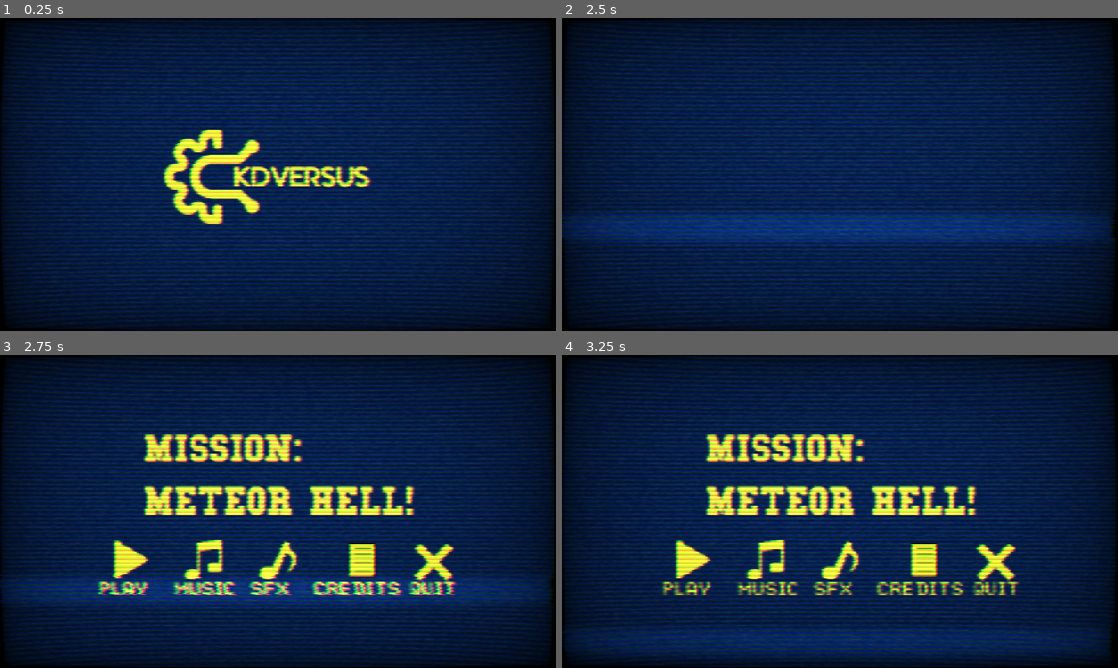
Above: before the commit, frames 1-4 (two rows, left to right).
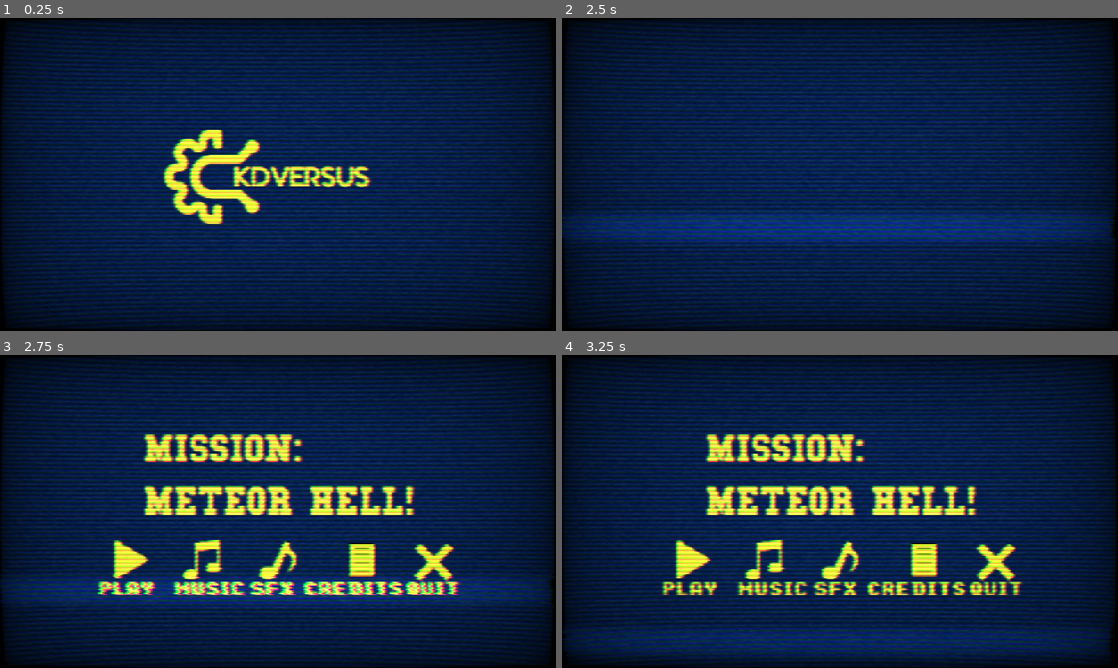
Above: after the commit, the same moments.

Repository: KrisDeveloper/Jam_Game
Game: Godot game, scene res://Scenes/menu.tscn
Same seed, same stepped clock (60 frames per second), same inputs: the game is played once before the commit and once after it.
Inputs (mouse positions are in pixels of both pictures, inside the frame that each line leads up to):
- Up to frame 1 (0.25 s): no input
- Up to frame 2 (2.5 s): move the mouse to (962, 158) at 0.52 s; click (962, 158) at 0.6 s; move the mouse to (728, 190) at 1.27 s; click (728, 190) at 1.35 s; move the mouse to (895, 105) at 2.02 s; click (895, 105) at 2.1 s
- Up to frame 3 (2.75 s): no input
- Up to frame 4 (3.25 s): move the mouse to (812, 574) at 2.77 s; click (812, 574) at 2.85 s

Frames 1-2 are identical in both runs. In frame 3, 2.6% of the frame differs, in the area x 17-83%, y 59-77%; in frame 4, 2.4%.

Commit message:
fixing some graphical aspects

Diff:
--- /dev/null
+++ b/jam-game/Resources/save.gd
@@ -0,0 +1,6 @@
+class_name Save
+extends Resource
+
+@export var high_score : int
+@export var music_enabled : bool
+@export var sfx_enabled : bool
--- /dev/null
+++ b/jam-game/Resources/save.tres
@@ -0,0 +1,7 @@
+[gd_resource type="Resource" script_class="Save" load_steps=2 format=3 uid="uid://b33d2obojmg5o"]
+
+[ext_resource type="Script" uid="uid://cwp6ax6hy22cp" path="res://Resources/save.gd" id="1_ig8bi"]
+
+[resource]
+script = ExtResource("1_ig8bi")
+metadata/_custom_type_script = "uid://cwp6ax6hy22cp"
--- a/jam-game/Scenes/action_button.tscn
+++ b/jam-game/Scenes/action_button.tscn
@@ -4,8 +4,8 @@
 [ext_resource type="Texture2D" uid="uid://d2pjd04nwr2g" path="res://Other/music.png" id="2_pppq8"]
 [ext_resource type="Texture2D" uid="uid://csmppj1f8y3qq" path="res://Other/sfx.png" id="3_m23fh"]
 [ext_resource type="Texture2D" uid="uid://dpculq7pid7r2" path="res://Other/play.png" id="4_b5rjk"]
-[ext_resource type="FontFile" uid="uid://dlbphwbqw2hb3" path="res://Other/dogicapixel.ttf" id="4_m23fh"]
 [ext_resource type="Texture2D" uid="uid://dmmpm0pc3esar" path="res://Other/Anonymous_Paper_3_icon.svg" id="5_b5rjk"]
+[ext_resource type="FontFile" uid="uid://c5hku1mxyjyq5" path="res://Other/dogicapixelbold.ttf" id="5_pppq8"]
 [ext_resource type="Texture2D" uid="uid://robki73wm4qc" path="res://Other/quit.png" id="7_8ng0b"]
 
 [node name="Action_Button" type="Node2D"]
@@ -28,7 +28,7 @@
 offset_top = 145.0
 offset_right = 51.0
 offset_bottom = 233.0
-theme_override_fonts/font = ExtResource("4_m23fh")
+theme_override_fonts/font = ExtResource("5_pppq8")
 theme_override_font_sizes/font_size = 100
 text = "BUTTON"
 horizontal_alignment = 1
--- a/jam-game/Scenes/menu.tscn
+++ b/jam-game/Scenes/menu.tscn
@@ -69,6 +69,9 @@
 scale = Vector2(0.3, 0.3)
 icon = NodePath("Music")
 
+[node name="Music" parent="Main_Menu_Container/Music_Button" index="0"]
+position = Vector2(-7.497, 0)
+
 [node name="SFX" parent="Main_Menu_Container/Music_Button" index="1"]
 visible = false
 
@@ -127,11 +130,14 @@
 visible = false
 
 [node name="Label" parent="Main_Menu_Container/Credits_Button" index="3"]
-offset_left = -296.66663
-offset_top = 156.66666
-offset_right = 303.33337
-offset_bottom = 244.66666
+offset_left = -365.087
+offset_top = 156.667
+offset_right = 322.913
+offset_bottom = 244.667
 text = "CREDITS"
+
+[node name="Credits" parent="Main_Menu_Container/Credits_Button" index="4"]
+position = Vector2(29.495, 8)
 
 [node name="Quit" parent="Main_Menu_Container/Credits_Button" index="5"]
 visible = false
--- /dev/null
+++ b/jam-game/Scripts/save_manager.gd
@@ -0,0 +1,10 @@
+extends Node
+
+@export var save_file : Save
+var path = "user://save.tres"
+
+func save_data():
+	ResourceSaver.save(save_file, path)
+
+func load_data():
+	pass
--- a/jam-game/project.godot
+++ b/jam-game/project.godot
@@ -14,6 +14,10 @@
 run/main_scene="uid://dn8cmuvvbdsns"
 config/features=PackedStringArray("4.5", "Forward Plus")
 config/icon="res://icon.svg"
+
+[autoload]
+
+save_manager="*res://Scripts/save_manager.gd"
 
 [display]
 
Not shown, added: jam-game/Resources/save.gd.uid
Not shown, added: jam-game/Scripts/save_manager.gd.uid
